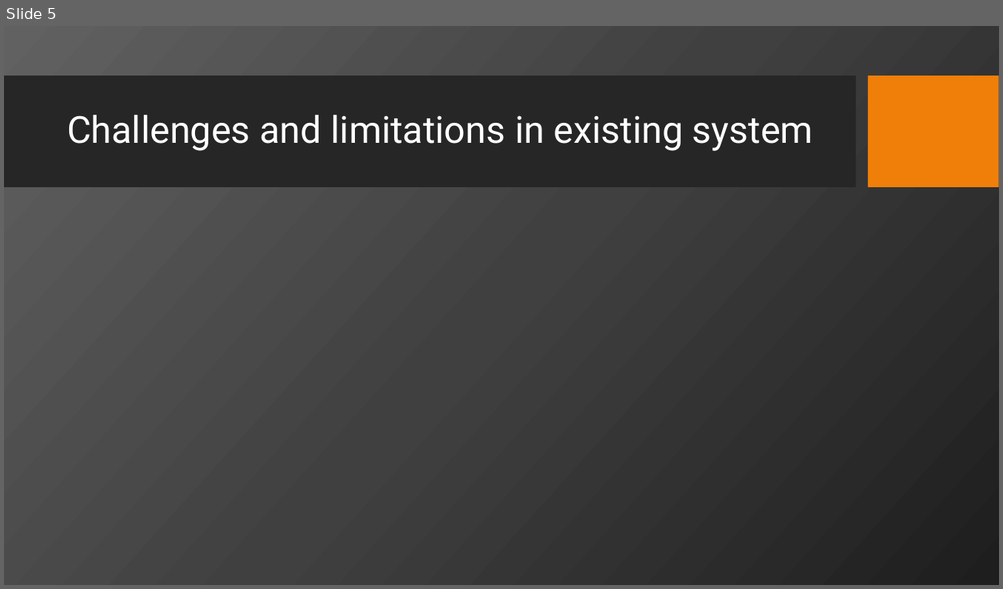
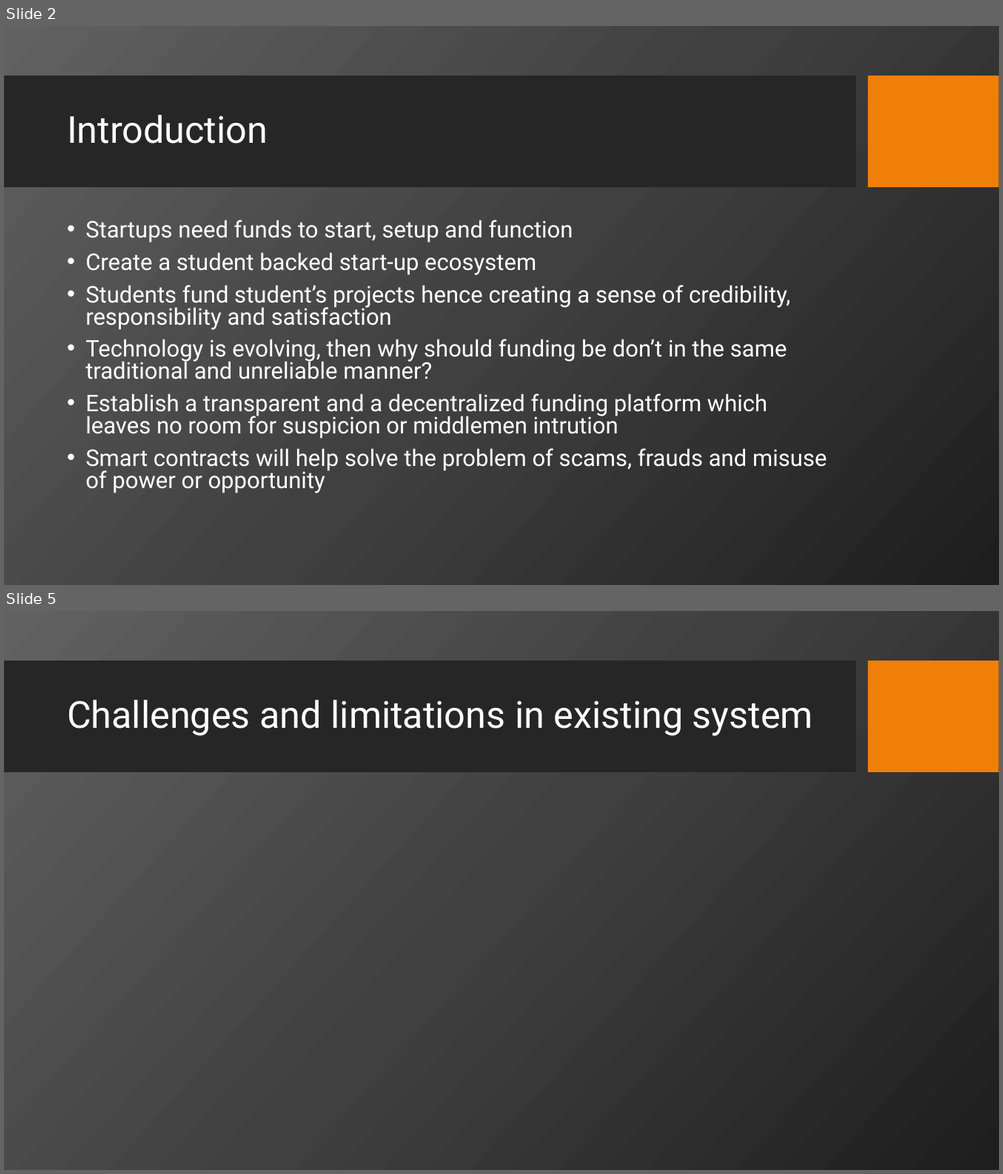
Before and after one commit to raghu-raj23/RajyaMudra, a slide deck: Major_Project_Review_1.pptx. Shown one above the other, each under a label of ours: slide 5 before the commit, slides 2 and 5 after it; the slides between them are not shown. The pictures are 1003x589 and 1003x1174 pixels, drawn with LibreOffice and Linux fonts; fonts in the diff are those of the drawing; background and template pictures are left out. Boxes give left, top, right and bottom in pixels: in the first picture for what was removed or moved away, otherwise in the second. Text is boxed around its words. In the diff, an @@ line names an element or a change of style, - is before the commit and + after.

Commit message:
intro, motivation, literature survey

```diff
--- a/Major_Project_Review_1.pptx
+++ b/Major_Project_Review_1.pptx
@@ slide 2 added at (x1=4, y1=26, x2=999, y2=585), background picture (left out); not listed: 2 template elements that a slide beside it also shows @@
@@ title added at (x1=67, y1=115, x2=267, y2=144), 36 pt, text #FFFFFF @@
+Introduction
@@ text added at (x1=85, y1=220, x2=826, y2=494), 22.2 pt, text #FFFFFF @@
+• Startups need funds to start, setup and function
+• Create a student backed start-up ecosystem
+• Students fund student’s projects hence creating a sense of credibility, responsibility and satisfaction
+• Technology is evolving, then why should funding be don’t in the same traditional and unreliable manner?
+• Establish a transparent and a decentralized funding platform which leaves no room for suspicion or middlemen intrution
+• Smart contracts will help solve the problem of scams, frauds and misuse of power or opportunity
```
Also in this commit, not shown: 1 slide changed, 2 other slides added, 3 slides removed.
